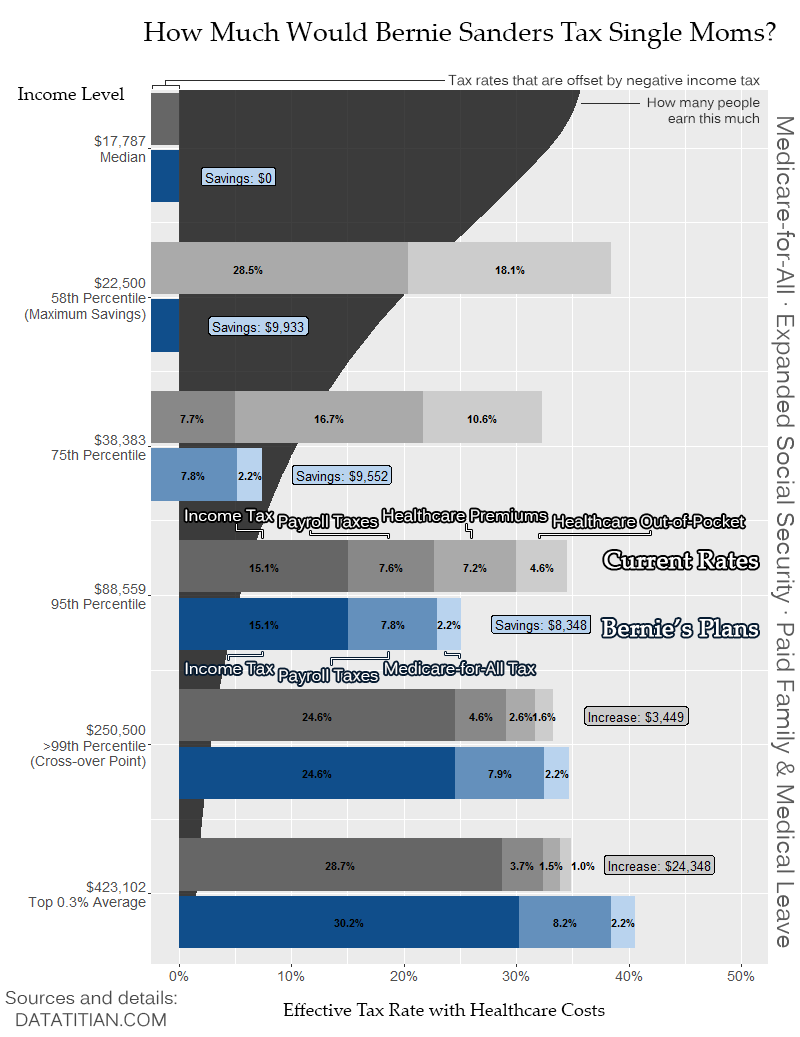
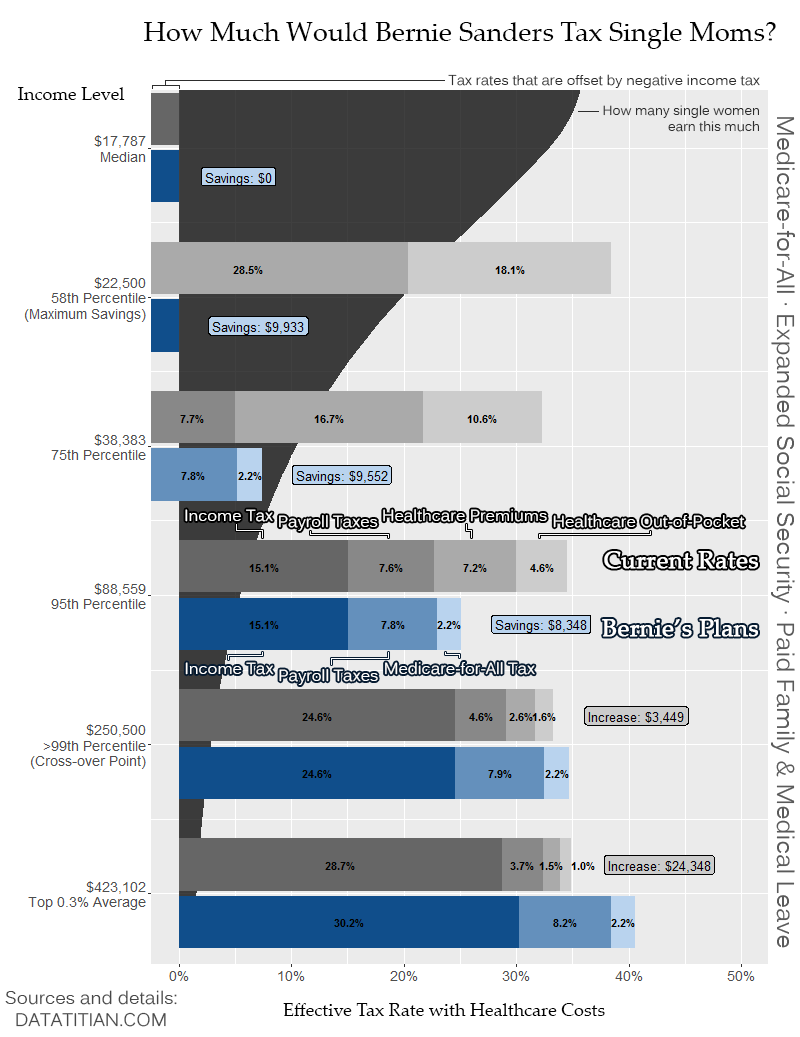
Revision of a layered 800 x 1037 image; what changed, layer by layer:
painted on "Shape 9" over [578, 103, 640, 112]
renamed "How many people earn this much" to "How many single women earn this much", painted on it over [603, 97, 760, 132]
